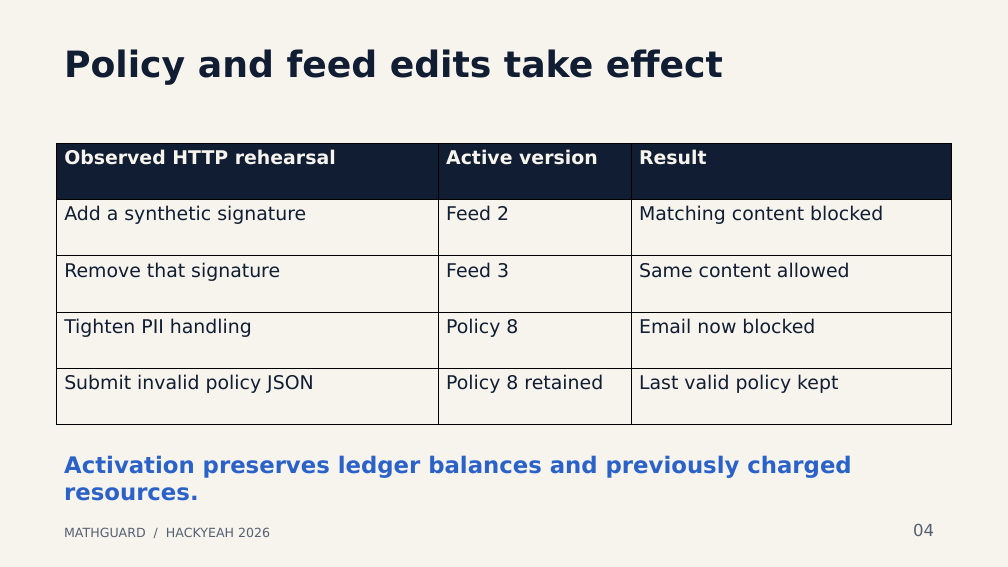
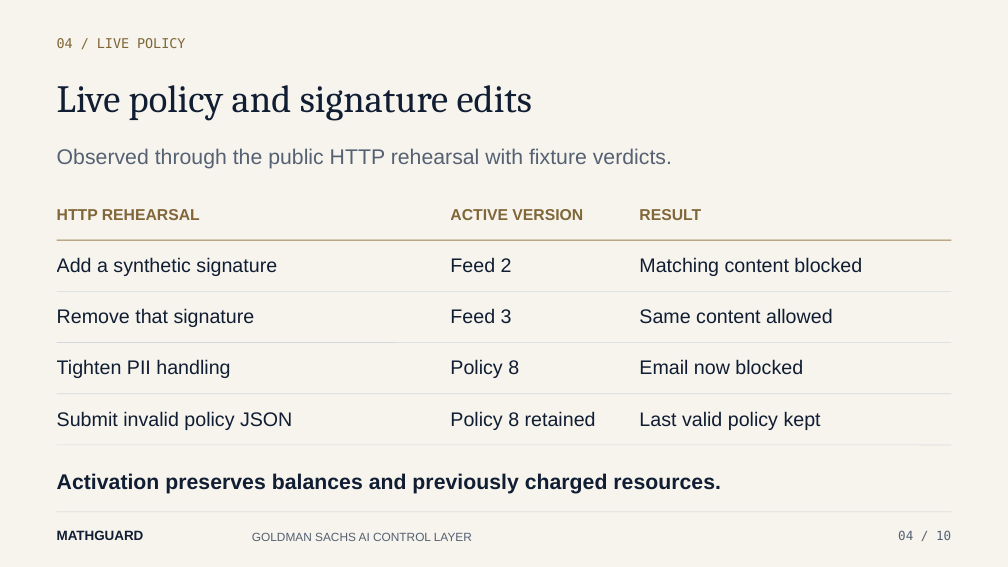
Before and after one commit to ljaniec/Mathguard, a slide deck: slide 4 of submission/Mathguard-HackYeah-2026.pptx. Drawn at 1008x567 pixels with LibreOffice and Linux fonts; fonts in the diff are those of the drawing. Boxes give left, top, right and bottom in pixels: in the first picture for what was removed or moved away, otherwise in the second. Text is boxed around its words. In the diff, an @@ line names an element or a change of style, - is before the commit and + after.

```diff
--- a/submission/Mathguard-HackYeah-2026.pptx
+++ b/submission/Mathguard-HackYeah-2026.pptx
@@ text added at <box>57,38,185,48</box>, 12.8 pt, text #806638 @@
+04 / LIVE POLICY
@@ text at <box>57,85,532,121</box>: text changed; size 34.5 to 36.8 pt; font DejaVu Sans to Cambria; bold off @@
-Policy and feed edits take effect
+Live policy and signature edits
@@ text added at <box>57,148,672,169</box>, 20.2 pt, text #556172 @@
+Observed through the public HTTP rehearsal with fixture verdicts.
@@ table at <box>57,189,951,445</box> @@
-row 1: Observed HTTP rehearsal | Active version | Result
+row 1: HTTP REHEARSAL | ACTIVE VERSION | RESULT
@@ fill #101D32 to #F6F4ED in row 1 @@
@@ size 18 to 18.8 pt, font DejaVu Sans to Arial in "Add a synthetic signature", "Feed 2", "Matching content blocked", "Remove that signature" and 8 more places @@
@@ borders changed @@
@@ table: place and size @@
-table at <box>57,144,951,425</box>
+table at <box>57,189,951,445</box>
@@ line added from (57, 240) to (951, 240), #9B814F 0.98 pt @@
@@ line added from (57, 291) to (951, 291), #D4D9DF 0.6 pt @@
@@ line added from (57, 343) to (951, 343), #D4D9DF 0.6 pt @@
@@ line added from (57, 394) to (951, 394), #D4D9DF 0.6 pt @@
@@ text at <box>57,473,721,494</box>: text changed; size 21.8 to 20.2 pt; font DejaVu Sans to Arial; text colour #2A62C9 to #101D32 @@
-Activation preserves ledger balances and previously charged resources.
+Activation preserves balances and previously charged resources.
@@ line added from (57, 512) to (951, 512), #CED0CC 0.6 pt @@
@@ text added at <box>57,530,144,540</box>, 12.8 pt, text #101D32, bold @@
+MATHGUARD
@@ text removed at <box>64,527,270,537</box> @@
-MATHGUARD / HACKYEAH 2026
@@ text added at <box>252,532,472,541</box>, 11.2 pt, text #556172 @@
+GOLDMAN SACHS AI CONTROL LAYER
@@ text at <box>898,530,951,540</box>: text changed; size 15.8 to 12 pt; font DejaVu Sans to DejaVu Sans Mono @@
-04
+04 / 10
```
Also in this commit, not shown: 9 other slides changed, 6 other files.
